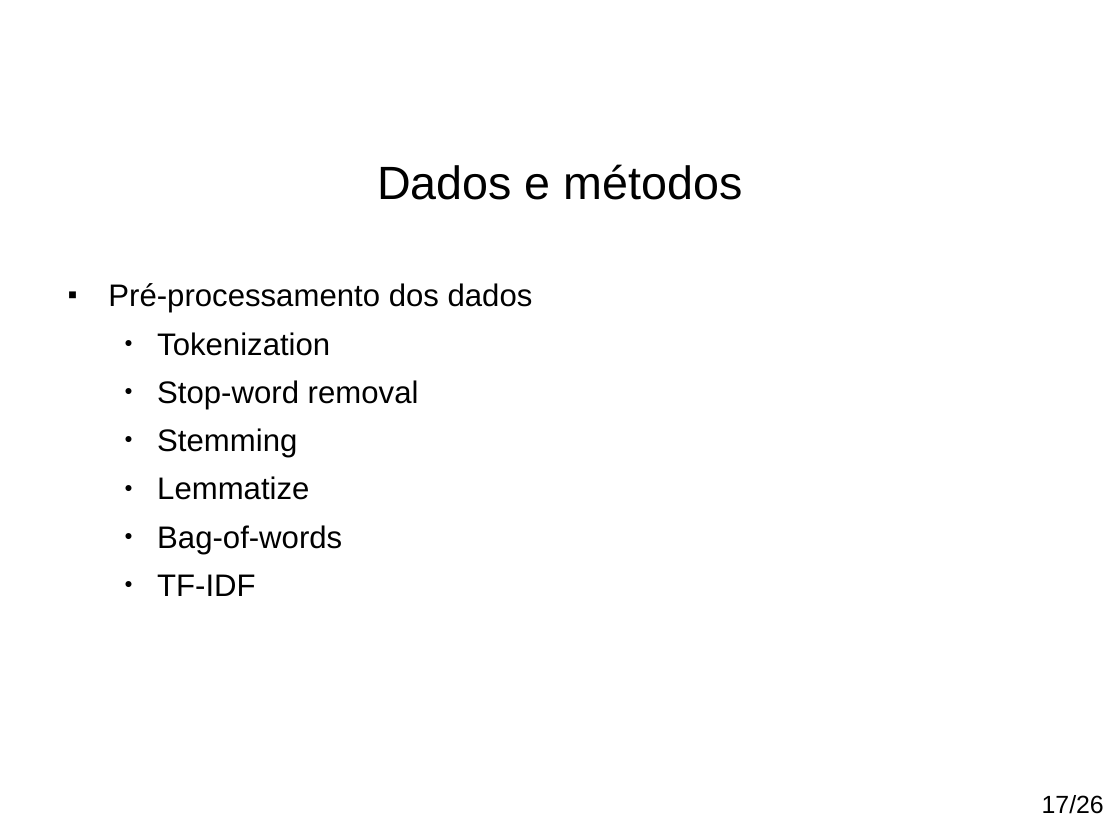
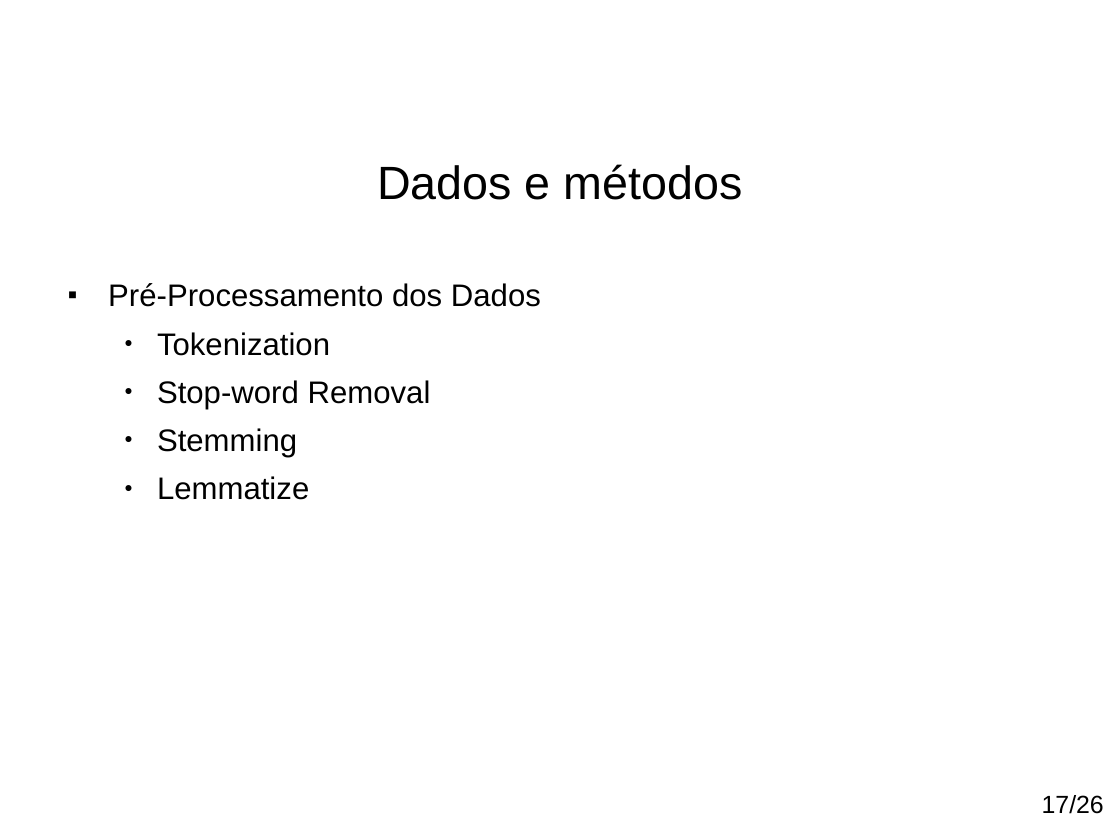
Before and after one commit to paulohq/apresentacao-NLP, a slide deck: slide 23 of apresentacao-mineracao-de-sugestoes.ppt (slide 18 before the commit). Drawn at 1120x840 pixels with LibreOffice and Linux fonts; fonts in the diff are those of the drawing; background and template pictures are left out. Boxes give left, top, right and bottom in pixels: in the first picture for what was removed or moved away, otherwise in the second. Text is boxed around its words. In the diff, an @@ line names an element or a change of style, - is before the commit and + after.

```diff
--- a/apresentacao-mineracao-de-sugestoes.ppt
+++ b/apresentacao-mineracao-de-sugestoes.ppt
@@ text at [108,283,541,307]: text changed @@
-■ Pré-processamento dos dados
+■ Pré-Processamento dos Dados
@@ text at [157,380,431,409]: text changed @@
-  ● Stop-word removal
+  ● Stop-word Removal
@@ text at [157,525,342,596]: paragraphs removed @@
-  ● Bag-of-words
-  ● TF-IDF
```
Also in this commit, not shown: 11 other slides changed, 6 slides added, 1 slide removed, 9 other files.
